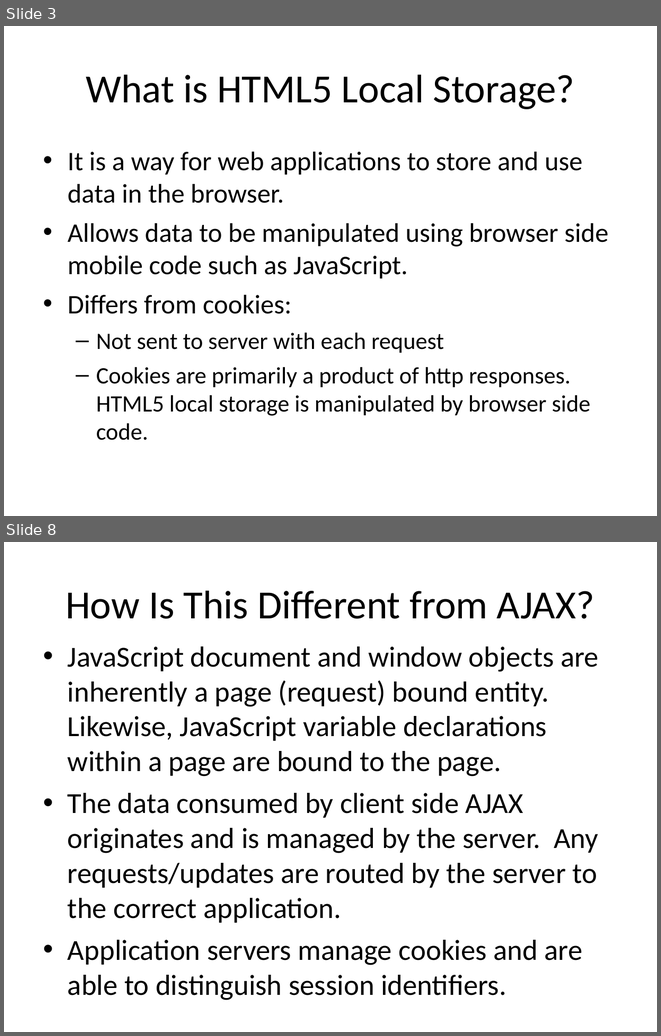
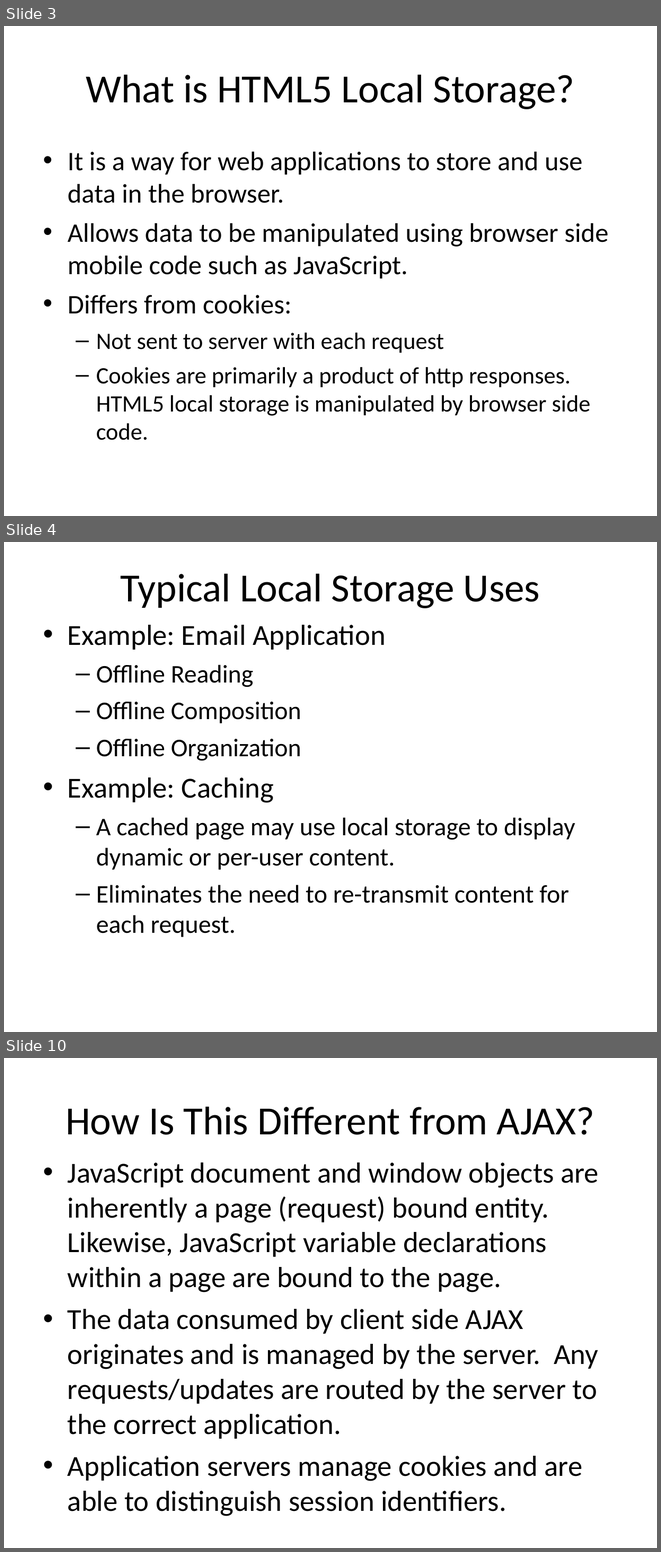
Before and after one commit to EdCharbeneau/CodePaLOUsa, a slide deck: 2013/LocalStorageSecurity/LocalStoragePresentation.ppt. Shown one above the other, each under a label of ours: slides 3 and 8 before the commit, slides 3, 4 and 10 after it; the slides between them are not shown. The pictures are 661x1036 and 661x1552 pixels, drawn with LibreOffice and Linux fonts; fonts in the diff are those of the drawing. Boxes give left, top, right and bottom in pixels: in the first picture for what was removed or moved away, otherwise in the second. Text is boxed around its words. In the diff, an @@ line names an element or a change of style, - is before the commit and + after.

Commit message:
Add slides with typical LocalStorage uses. Add slide to mention Evercookie.

```diff
--- a/2013/LocalStorageSecurity/LocalStoragePresentation.ppt
+++ b/2013/LocalStorageSecurity/LocalStoragePresentation.ppt
@@ slide 4 added at box(4, 542, 657, 1032), background #FFFFFF @@
@@ title added at box(121, 573, 540, 608), 44 pt, text #000000 @@
+Typical Local Storage Uses
@@ text added at box(68, 625, 575, 937), 28 pt, text #000000 @@
+• Example: Email Application
+  – Offline Reading
+  – Offline Composition
+  – Offline Organization
+• Example: Caching
+  – A cached page may use local storage to display dynamic or per-user content.
+  – Eliminates the need to re-transmit content for each request.
@@ what was slide 8 is now slide 10 @@
```
Also in this commit, not shown: 10 slides changed, 1 other slide added.
